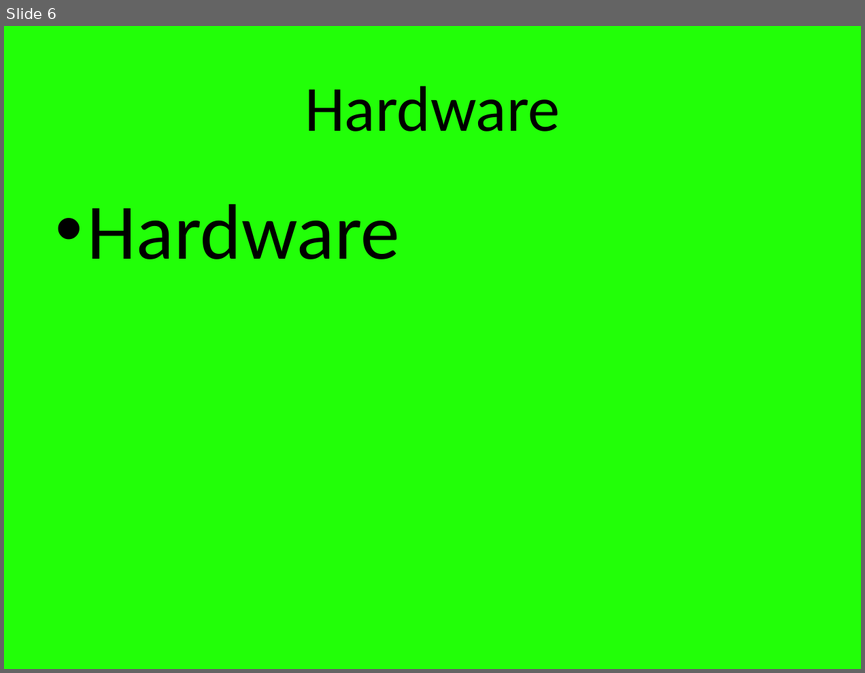
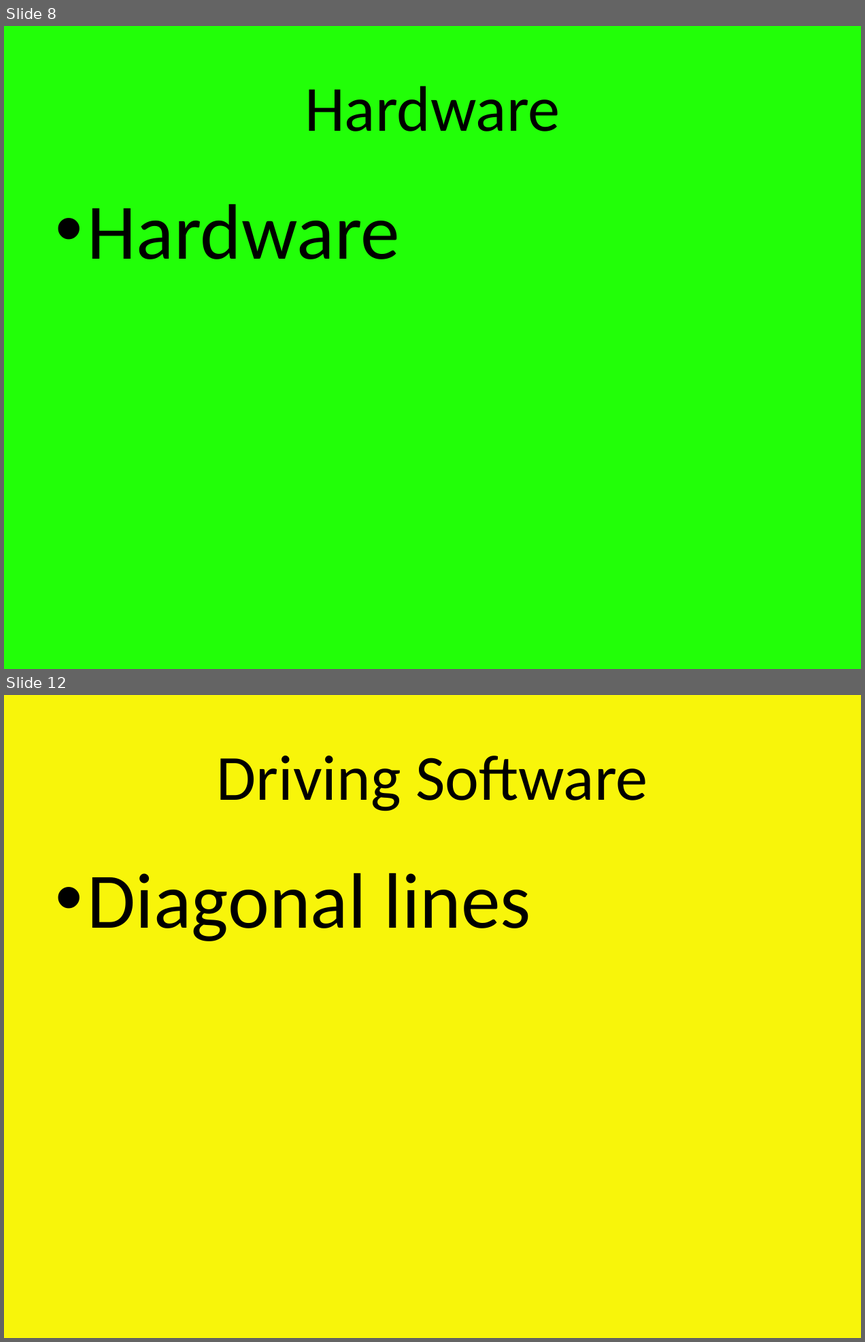
Before and after one commit to jwarshaw/RaspberryDrive, a slide deck: PowerPoint - Raspberry Drive.pptx. Shown one above the other, each under a label of ours: slide 6 before the commit, slides 8 and 12 after it; the slides between them are not shown. The pictures are 865x673 and 865x1342 pixels, drawn with LibreOffice and Linux fonts; fonts in the diff are those of the drawing. Boxes give left, top, right and bottom in pixels: in the first picture for what was removed or moved away, otherwise in the second. Text is boxed around its words. In the diff, an @@ line names an element or a change of style, - is before the commit and + after.

```diff
--- a/PowerPoint - Raspberry Drive.pptx
+++ b/PowerPoint - Raspberry Drive.pptx
@@ slide 12 added at (4, 695, 861, 1338), background #F8F50A @@
@@ title added at (217, 756, 648, 811), 54 pt, text #000000 @@
+Driving Software
@@ text added at (88, 872, 531, 941), 66 pt, text #000000 @@
+• Diagonal lines
@@ what was slide 6 is now slide 8 @@
```
Also in this commit, not shown: 6 slides changed, 6 other slides added, 1 other file.
